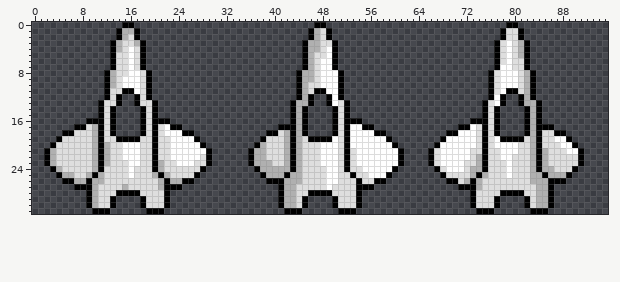
One commit to this sprite sheet: public/assets/sprites/spaceship-white.png. The first picture shows the starting point.
The file is 96x32 pixels.
And afterwards:
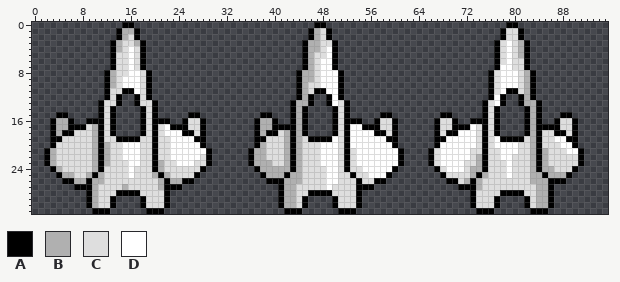
Palette (. is transparent): A #000000  B #b0b0b0  C #dedede  D #ffffff
The edit:
{"y":15,"x":4,"old":"..","new":"AA"}
{"y":15,"x":26,"old":"..","new":"AA"}
{"y":15,"x":38,"old":"..","new":"AA"}
{"y":15,"x":58,"old":"..","new":"AA"}
{"y":15,"x":68,"old":"..","new":"AA"}
{"y":15,"x":88,"old":"..","new":"AA"}
{"y":16,"x":3,"old":"....","new":"ABBA"}
{"y":16,"x":25,"old":"....","new":"ACCA"}
{"y":16,"x":37,"old":"....","new":"ABBA"}
{"y":16,"x":57,"old":"....","new":"ACCA"}
{"y":16,"x":67,"old":"....","new":"ACCA"}
{"y":16,"x":87,"old":"....","new":"ACCA"}
{"y":17,"x":3,"old":"....","new":"ABBA"}
{"y":17,"x":25,"old":"....","new":"ACCA"}
{"y":17,"x":37,"old":"....","new":"ABBA"}
{"y":17,"x":57,"old":"....","new":"ACCA"}
{"y":17,"x":67,"old":"....","new":"ACCA"}
{"y":17,"x":87,"old":"....","new":"ACCA"}
{"y":18,"x":3,"old":"..","new":"AB"}
{"y":18,"x":27,"old":"..","new":"CA"}
{"y":18,"x":37,"old":"..","new":"AB"}
{"y":18,"x":59,"old":"..","new":"CA"}
{"y":18,"x":67,"old":"..","new":"AC"}
{"y":18,"x":89,"old":"..","new":"CA"}
{"y":19,"x":3,"old":".","new":"A"}
{"y":19,"x":28,"old":".","new":"A"}
{"y":19,"x":37,"old":".","new":"A"}
{"y":19,"x":60,"old":".","new":"A"}
{"y":19,"x":67,"old":".","new":"A"}
{"y":19,"x":90,"old":".","new":"A"}
{"label":"added","picture_box":[50,112,74,142]}
{"label":"added","picture_box":[182,112,206,142]}
{"label":"added","picture_box":[254,112,278,142]}
{"label":"added","picture_box":[374,112,398,142]}
{"label":"added","picture_box":[434,112,458,142]}
{"label":"added","picture_box":[554,112,578,142]}
